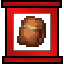
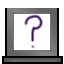
Layers edited between the first and the second 64x64 image:
hid "Layer 15" over [17, 16, 46, 47]
added layer "factory_crate_empty copy" above "factory_crate_empty" over [17, 14, 46, 49]
hid "factory_crate_empty" over [17, 14, 46, 49]
hid "Layer 1 copy" over [1, 0, 62, 62]
added layer "Layer 1 copy 2" above "Layer 1" over [4, 8, 61, 62]